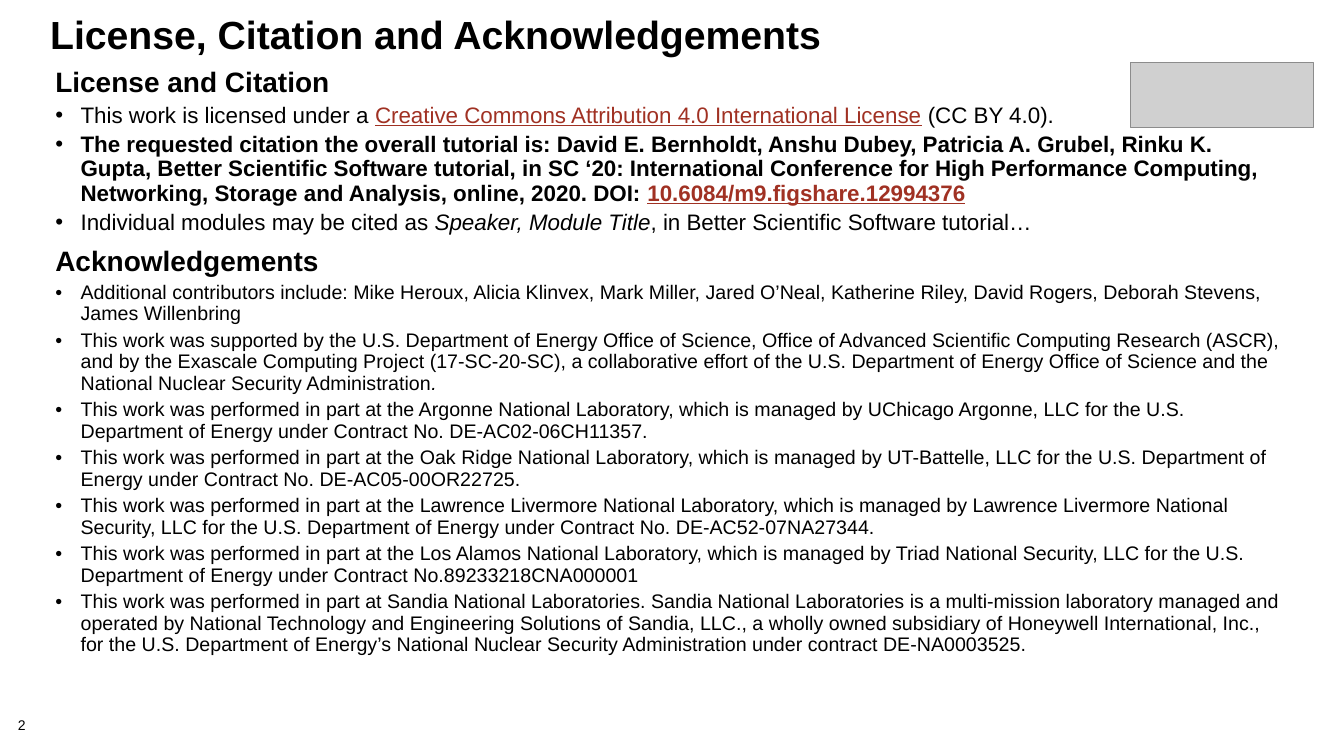
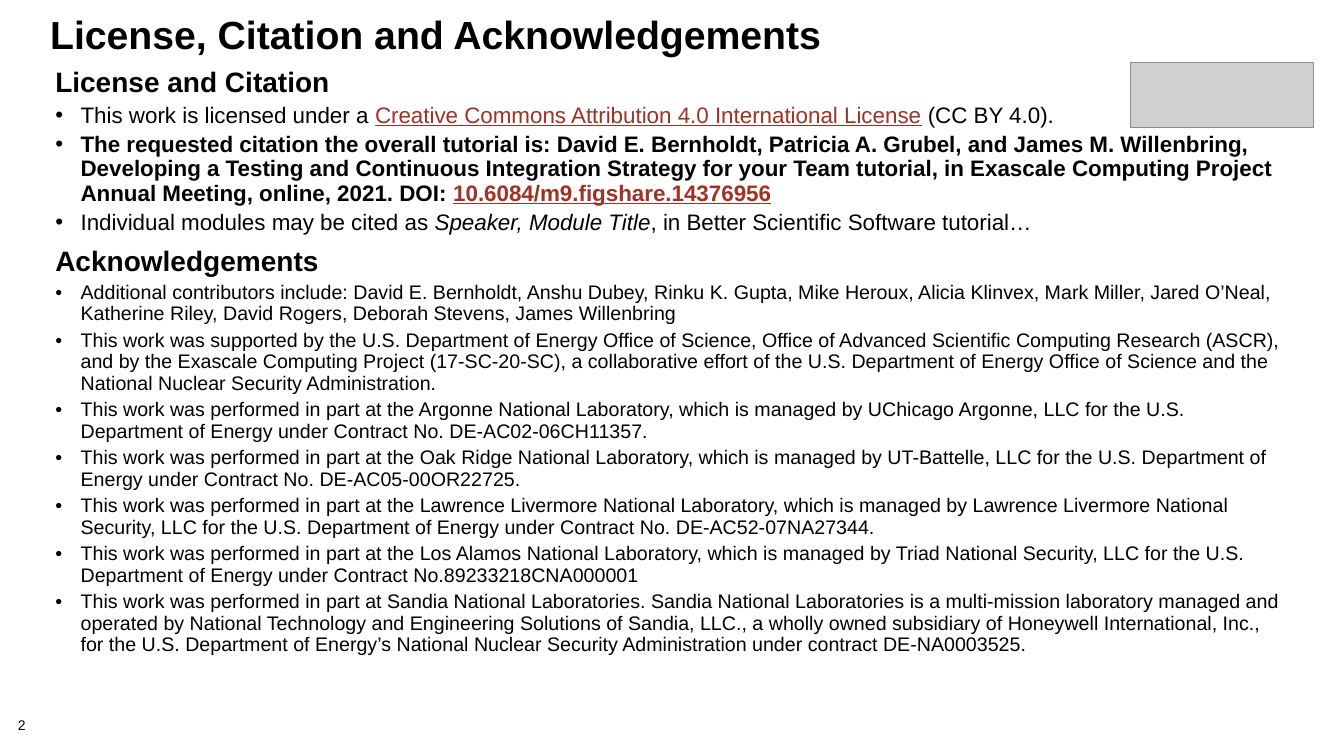
Before and after one commit to bssw-tutorial/presentations, a slide deck: slide 2 of final-presentations/2021-04-12-ecpam/05-summary.pptx. Drawn at 1344x756 pixels with LibreOffice and Linux fonts; fonts in the diff are those of the drawing; grey boxes stand for pictures; background and template pictures are left out. Boxes give left, top, right and bottom in pixels: in the first picture for what was removed or moved away, otherwise in the second. Text is boxed around its words. In the diff, an @@ line names an element or a change of style, - is before the commit and + after.

Commit message:
Updates for ECP AM tutorial

```diff
--- a/final-presentations/2021-04-12-ecpam/05-summary.pptx
+++ b/final-presentations/2021-04-12-ecpam/05-summary.pptx
@@ text at (x1=81, y1=135, x2=1272, y2=206): text changed @@
-• The requested citation the overall tutorial is: David E. Bernholdt, Anshu Dubey, Patricia A. Grubel, Rinku K. Gupta, Better Scientific Software tutorial, in SC ‘20: International Conference for High Performance Computing, Networking, Storage and Analysis, online, 2020. DOI: 10.6084/m9.figshare.12994376
+• The requested citation the overall tutorial is: David E. Bernholdt, Patricia A. Grubel, and James M. Willenbring, Developing a Testing and Continuous Integration Strategy for your Team tutorial, in Exascale Computing Project Annual Meeting, online, 2021. DOI: 10.6084/m9.figshare.14376956
@@ text at (x1=81, y1=284, x2=1270, y2=324): text changed @@
-• Additional contributors include: Mike Heroux, Alicia Klinvex, Mark Miller, Jared O’Neal, Katherine Riley, David Rogers, Deborah Stevens, James Willenbring
+• Additional contributors include: David E. Bernholdt, Anshu Dubey, Rinku K. Gupta, Mike Heroux, Alicia Klinvex, Mark Miller, Jared O’Neal, Katherine Riley, David Rogers, Deborah Stevens, James Willenbring
```
Also in this commit, not shown: 1 other slide changed, 1 slide added, 3 other files.
